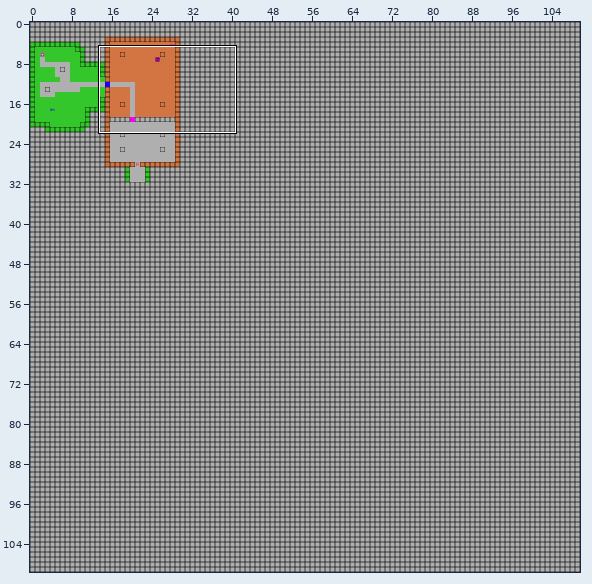
One commit to this Tiled map: piggylike/assets/maps/big.tmx. Above: a wide view before the commit, with the close-up outlined.
Close-up. Old version:
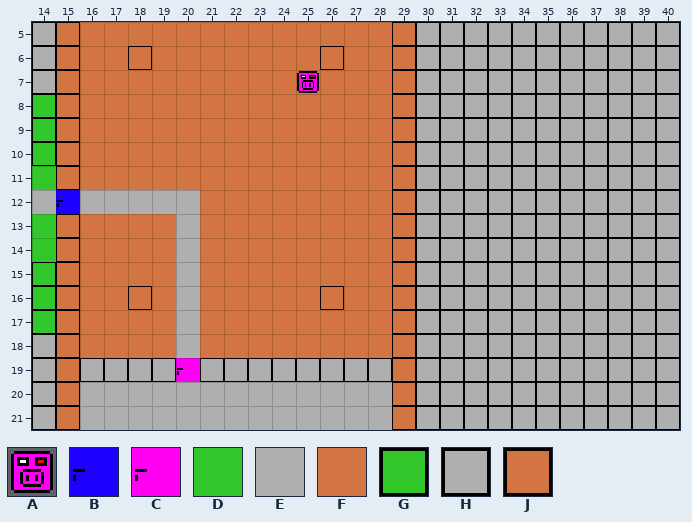
Cells are 16x16 px. Shown: x 14..40, y 5..21. The commit also changed other parts of the map, which this record leaves out.
Key: from "things": A 1, B 33, C 34; from "tiles": D 0, E 2, F 5, G 16, H 18, J 21.
_ is an empty cell.
Objects are placed by their top-left corner, in cells (3,4 is the top-left corner of cell 3,4); size is 1x1 cell unless given.
Layer "tiles" before, first column x 14:
 5 HJFFFFFFFFFFFFFJHHHHHHHHHHH
 6 HJFFJFFFFFFFJFFJHHHHHHHHHHH
 7 HJFFFFFFFFFFFFFJHHHHHHHHHHH
 8 GJFFFFFFFFFFFFFJHHHHHHHHHHH
 9 GJFFFFFFFFFFFFFJHHHHHHHHHHH
10 GJFFFFFFFFFFFFFJHHHHHHHHHHH
11 DJFFFFFFFFFFFFFJHHHHHHHHHHH
12 EEEEEEEFFFFFFFFJHHHHHHHHHHH
13 DJFFFFEFFFFFFFFJHHHHHHHHHHH
14 DJFFFFEFFFFFFFFJHHHHHHHHHHH
15 GJFFFFEFFFFFFFFJHHHHHHHHHHH
16 GJFFJFEFFFFFJFFJHHHHHHHHHHH
17 GJFFFFEFFFFFFFFJHHHHHHHHHHH
18 HJFFFFEFFFFFFFFJHHHHHHHHHHH
19 HJHHHHEHHHHHHHHJHHHHHHHHHHH
20 HJEEEEEEEEEEEEEJHHHHHHHHHHH
21 HJEEEEEEEEEEEEEJHHHHHHHHHHH
Objects on layer "things" before:
A at 25,7
B at 15,12
C at 20,19
The result:
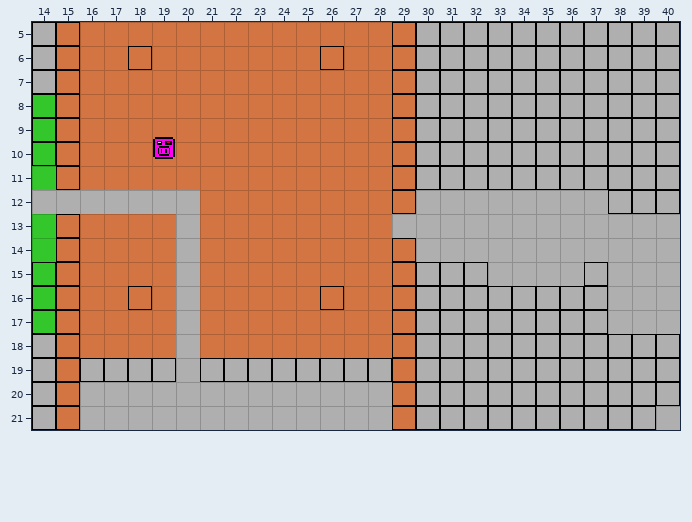
From old to new:
Layer "tiles":
y 12: x 30..37 HHHHHHHH -> EEEEEEEE
y 13: x 29..40 JHHHHHHHHHHH -> EEEEEEEEEEEE
y 14: x 30..40 HHHHHHHHHHH -> EEEEEEEEEEE
y 15: x 33..36 HHHH -> EEEE; x 38..40 HHH -> EEE
y 16..17: x 38..40 HHH -> EEE
y 21: x 40 H -> E
Layer "things":
changed: A at 25,7 -> A at 19,9.8
removed: B at 15,12
removed: C at 20,19
